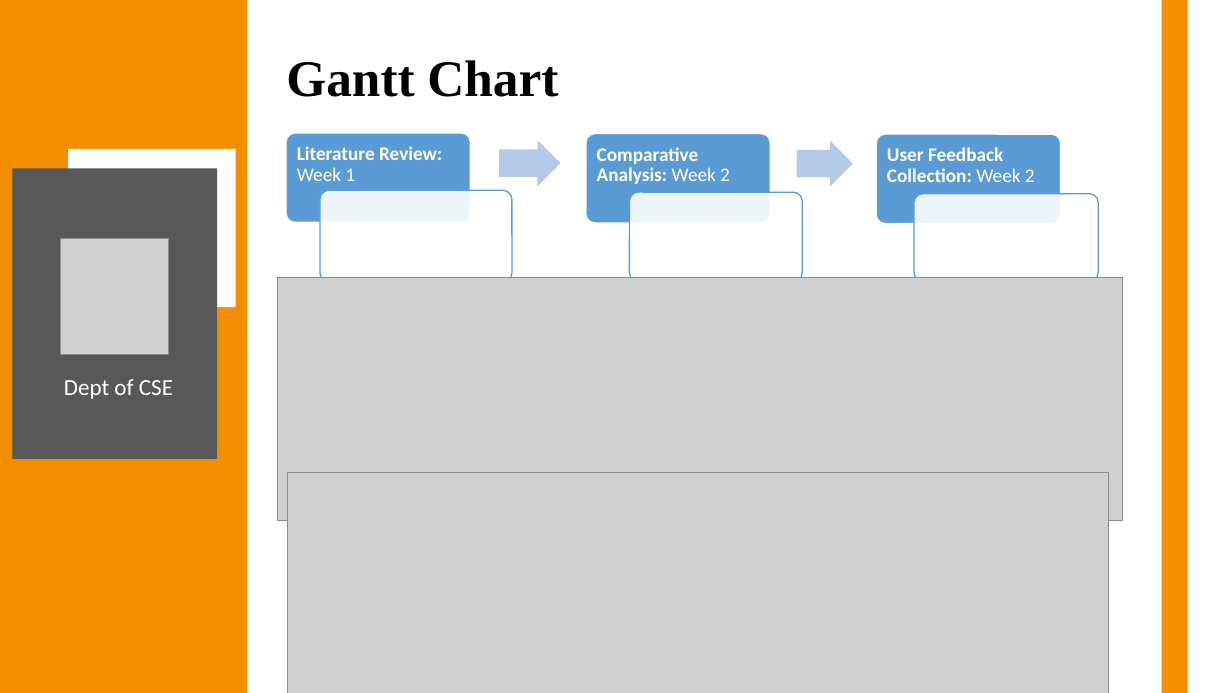
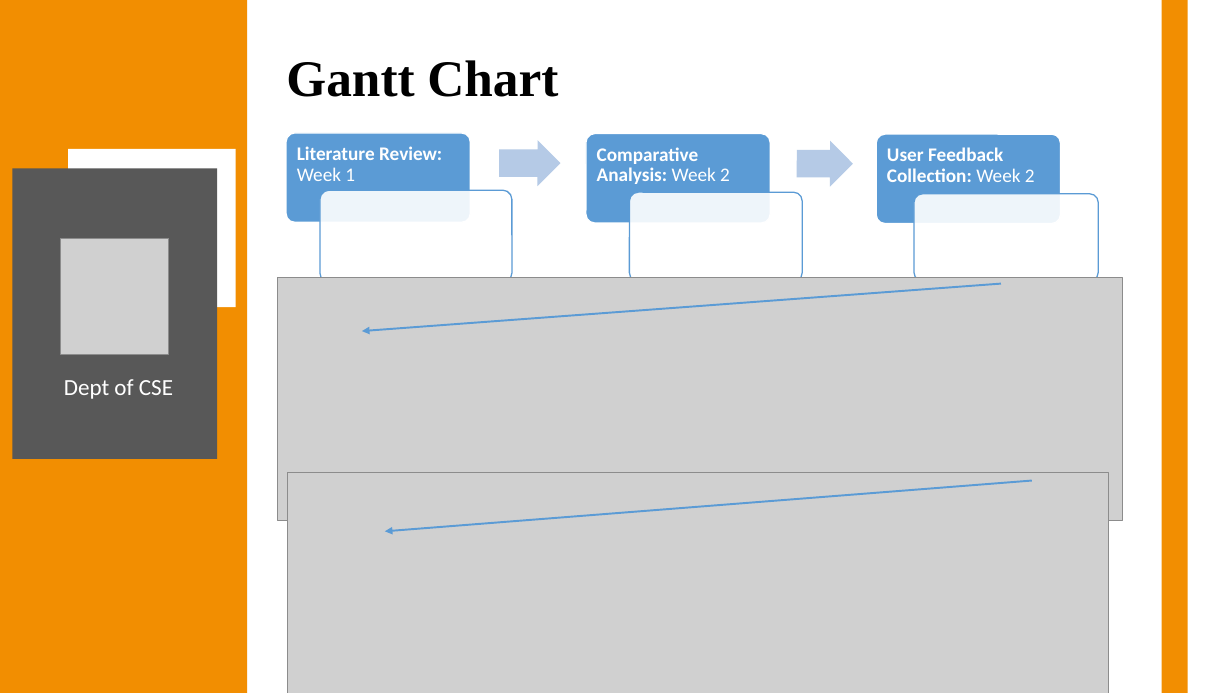
Before and after one commit to Anish202020/7th-Semester, a slide deck: slide 21 of Report & PPT/Project Work/Ppt/Callify Synopsis.pptx. Drawn at 1232x693 pixels with LibreOffice and Linux fonts; fonts in the diff are those of the drawing; grey boxes stand for pictures. Boxes give left, top, right and bottom in pixels: in the first picture for what was removed or moved away, otherwise in the second. Text is boxed around its words. In the diff, an @@ line names an element or a change of style, - is before the commit and + after.

```diff
--- a/Report & PPT/Project Work/Ppt/Callify Synopsis.pptx
+++ b/Report & PPT/Project Work/Ppt/Callify Synopsis.pptx
@@ arrow added from (1001, 284) to (362, 331), #5B9BD5 1.5 pt @@
@@ arrow added from (1032, 481) to (384, 531), #5B9BD5 1.5 pt @@
```
Also in this commit, not shown: 3 other slides changed, 5 other files.
